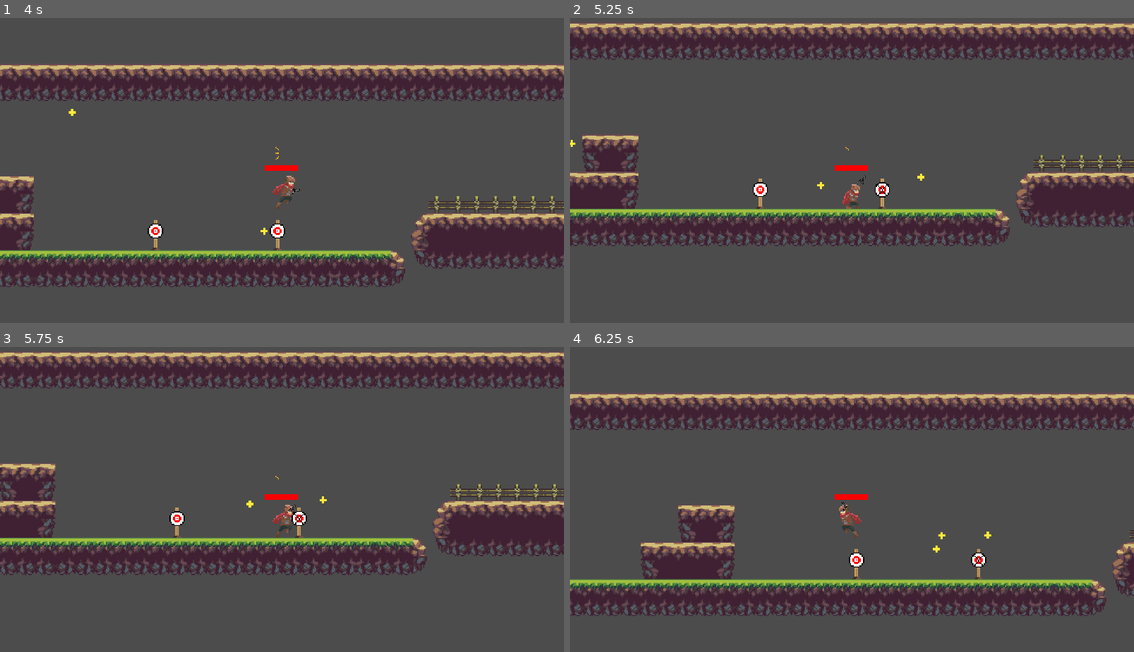
Above: before the commit, frames 1-4 (two rows, left to right).
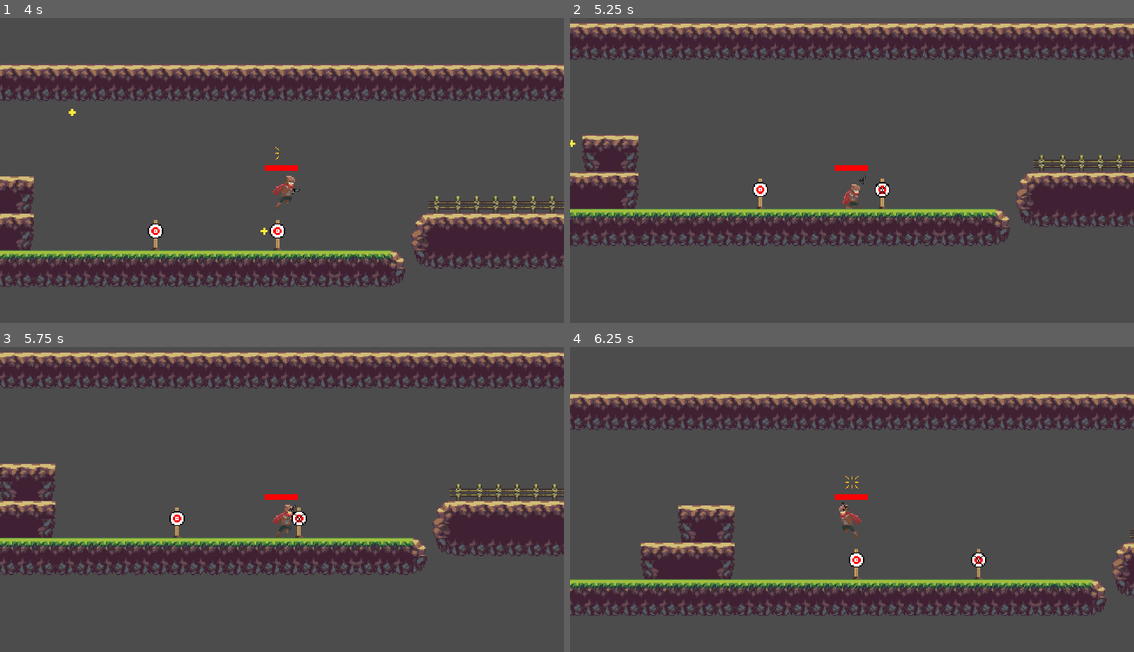
Above: after the commit, the same moments.

Repository: Nicccccc/godotShooterPlatformer
Game: Godot game, scene res://Scenes/TileMap.tscn
Two runs of this game, one before a commit and one after it. Both use one fixed random seed, a clock stepped at 60 frames per second and the inputs below. The engine's default icon, where the game draws it, is replaced by a stand-in: a white triangle on a blue panel in a dark square.
Inputs (mouse positions are in pixels of both pictures, inside the frame that each line leads up to):
- Up to frame 1 (4 s): tap Enter at 0.5 s; move the mouse to (406, 149) at 0.52 s; hold Right (ui_right) 0.53-2.03 s; click (406, 149) at 0.6 s; tap Space (jump) at 0.77, 1.52, 3.02, 3.77 s; move the mouse to (169, 179) at 1.27 s; click (169, 179) at 1.35 s; move the mouse to (338, 94) at 2.02 s; hold Left (ui_left) 2.03-2.78 s; click (338, 94) at 2.1 s; move the mouse to (253, 228) at 2.77 s; hold Right (ui_right) from 2.78 s (still down); click (253, 228) at 2.85 s; move the mouse to (451, 213) at 3.52 s; click (451, 213) at 3.6 s
- Up to frame 2 (5.25 s): tap R (reload, bound only after the commit) at 4.15 s; move the mouse to (682, 118) at 4.27 s; release Right (ui_right) at 4.28 s; hold Left (ui_left) 4.28-5.03 s; click (682, 118) at 4.35 s; tap Space (jump) at 4.52 s; move the mouse to (880, 164) at 5.02 s; hold Right (ui_right) from 5.03 s (still down); click (880, 164) at 5.1 s
- Up to frame 3 (5.75 s): keep holding Right (ui_right)
- Up to frame 4 (6.25 s): move the mouse to (767, 414) at 5.77 s; release Right (ui_right) at 5.78 s; hold Left (ui_left) from 5.78 s (still down); click (767, 414) at 5.85 s; tap Space (jump) at 6.02 s

Frame 1 is identical in both runs. In frame 2, less than 0.1% of the frame differs, in the area x 43-63%, y 42-57%; in frame 3, less than 0.1%; in frame 4, less than 0.1%, in the area x 48-75%, y 42-68%.

Commit message:
added in working manual and auto reload

Diff:
--- a/ProjectFiles/Scenes/Player.tscn
+++ b/ProjectFiles/Scenes/Player.tscn
@@ -7,7 +7,8 @@
 [ext_resource path="res://Scripts/armsFollow.gd" type="Script" id=5]
 [ext_resource path="res://Sprites/pistol.png" type="Texture" id=6]
 [ext_resource path="res://Scenes/basicAmmoCounter.tscn" type="PackedScene" id=7]
-[ext_resource path="res://ammoCounterSprite.png" type="Texture" id=8]
+[ext_resource path="res://Sprites/ammoCounterSprite.png" type="Texture" id=8]
+
 
 [sub_resource type="Animation" id=1]
 resource_name = "playerDeath"
--- a/ProjectFiles/Scripts/mainGame.gd
+++ b/ProjectFiles/Scripts/mainGame.gd
@@ -14,6 +14,7 @@
 #stores the hitBox direction so it can be flipped when player changes direction
 var hitBoxFacesRight = true
 var dead := false
+var reloadTime := 120
 
 func _ready():
 	$AnimationPlayer.play("playerIdle")
@@ -85,6 +86,15 @@
 		#updates ammunition variable in the counter node so the sprite can update, get_node needs to be used here not a proxy variable
 		get_node("basicAmmoCounter").currentAmmo -= 1
 
+	#auto reload
+	if(get_node("basicAmmoCounter").currentAmmo == 0 && reloadTime == 0):
+		get_node("basicAmmoCounter").currentAmmo = get_node("basicAmmoCounter").maxAmmo
+		reloadTime = 120
+	if(get_node("basicAmmoCounter").currentAmmo == 0 && reloadTime > 0):
+		reloadTime -= 1
+	#manual reload
+	if(Input.is_action_just_pressed("reload")):
+		get_node("basicAmmoCounter").currentAmmo = 0
 
 	#movement calculations
 	# -y is up, +y is down
--- a/ProjectFiles/project.godot
+++ b/ProjectFiles/project.godot
@@ -85,6 +85,11 @@
 "events": [ Object(InputEventMouseButton,"resource_local_to_scene":false,"resource_name":"","device":0,"alt":false,"shi …(212 unchanged characters)…
  ]
 }
+reload={
+"deadzone": 0.5,
+"events": [ Object(InputEventKey,"resource_local_to_scene":false,"resource_name":"","device":0,"alt":false,"shift":false,"control":false,"meta":false,"command":false,"pressed":false,"scancode":82,"unicode":0,"echo":false,"script":null)
+ ]
+}
 
 [layer_names]
 
Renamed: ProjectFiles/ammoCounterSprite.png -> ProjectFiles/Sprites/ammoCounterSprite.png
Not shown, changed: ProjectFiles/Sprites/ammoCounterSprite.png.import
